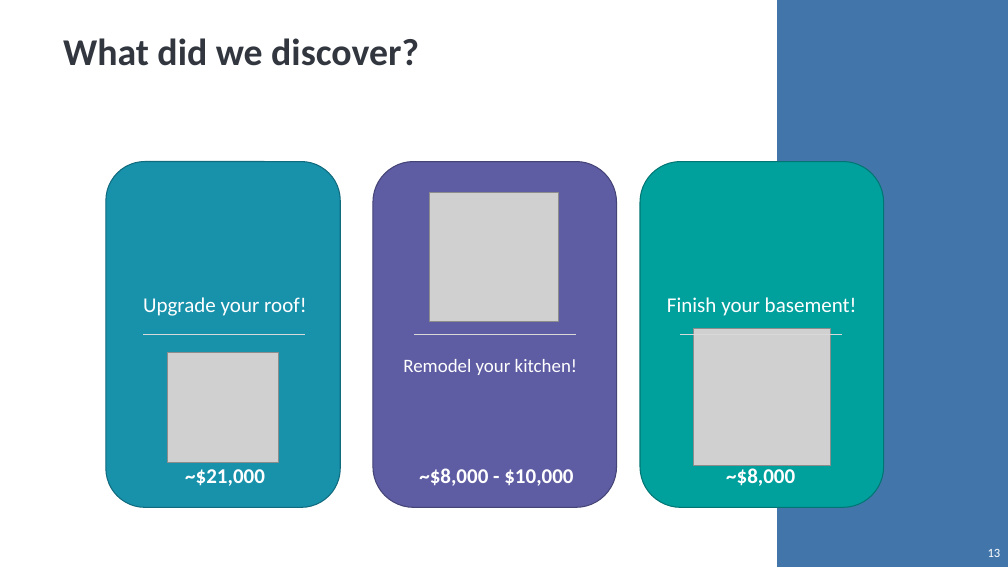
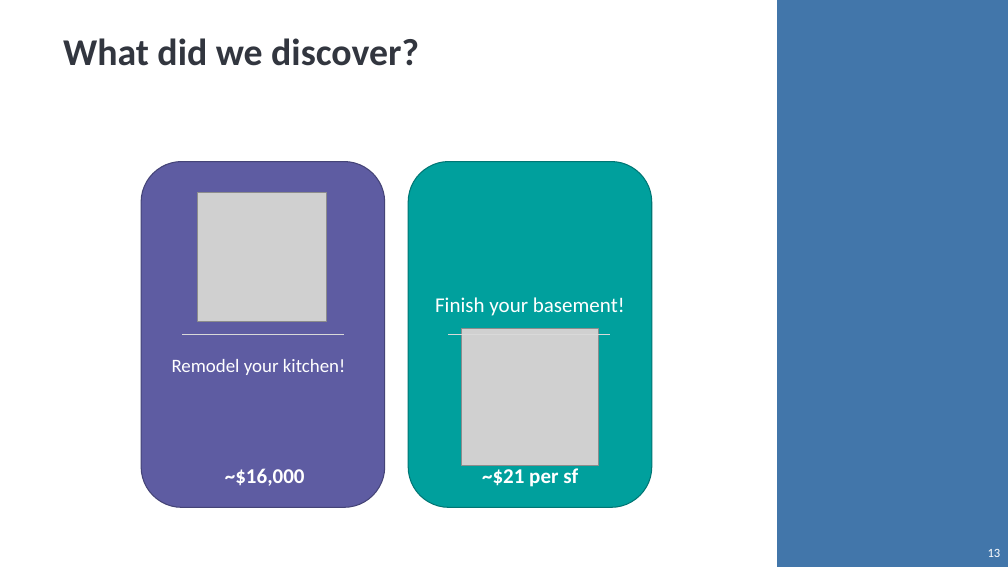
Before and after one commit to EricHeidbreder/GA_projects, a slide deck: slide 13 of projects/project_2-master/Ames-Housing-presentation.pptm. Drawn at 1008x567 pixels with LibreOffice and Linux fonts; fonts in the diff are those of the drawing; grey boxes stand for pictures. Boxes give left, top, right and bottom in pixels: in the first picture for what was removed or moved away, otherwise in the second. Text is boxed around its words. In the diff, an @@ line names an element or a change of style, - is before the commit and + after.

```diff
--- a/projects/project_2-master/Ames-Housing-presentation.pptm
+++ b/projects/project_2-master/Ames-Housing-presentation.pptm
@@ text "Finish your basement!" moved from (x1=667, y1=297, x2=857, y2=316) to (x1=435, y1=297, x2=625, y2=316) @@
@@ rounded rectangle removed at (x1=106, y1=162, x2=340, y2=507) @@
@@ text removed at (x1=143, y1=297, x2=306, y2=316) @@
-Upgrade your roof!
@@ line removed from (305, 334) to (143, 334) @@
@@ picture removed at (x1=168, y1=352, x2=278, y2=463) @@
@@ 2 pictures, 2 rounded rectangles, 2 lines, 1 text moved together from (x1=373, y1=162, x2=884, y2=507) to (x1=141, y1=162, x2=652, y2=507) @@
@@ text removed at (x1=185, y1=469, x2=265, y2=486) @@
-~$21,000
@@ text at (x1=225, y1=468, x2=305, y2=486): text changed @@
-~$8,000 - $10,000
+~$16,000
@@ text added at (x1=482, y1=468, x2=578, y2=487), 20 pt, text #FFFFFF, bold @@
+~$21 per sf
@@ text removed at (x1=726, y1=468, x2=795, y2=486) @@
-~$8,000
```
Also in this commit, not shown: 1 slide added, 1 slide removed, 15 other files.
